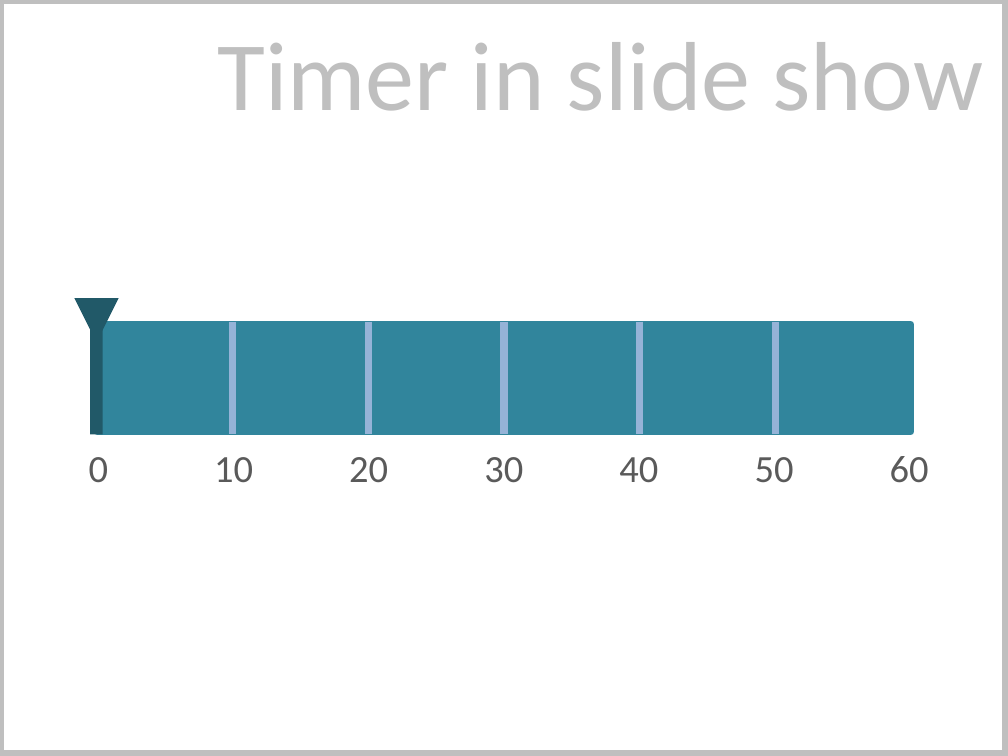
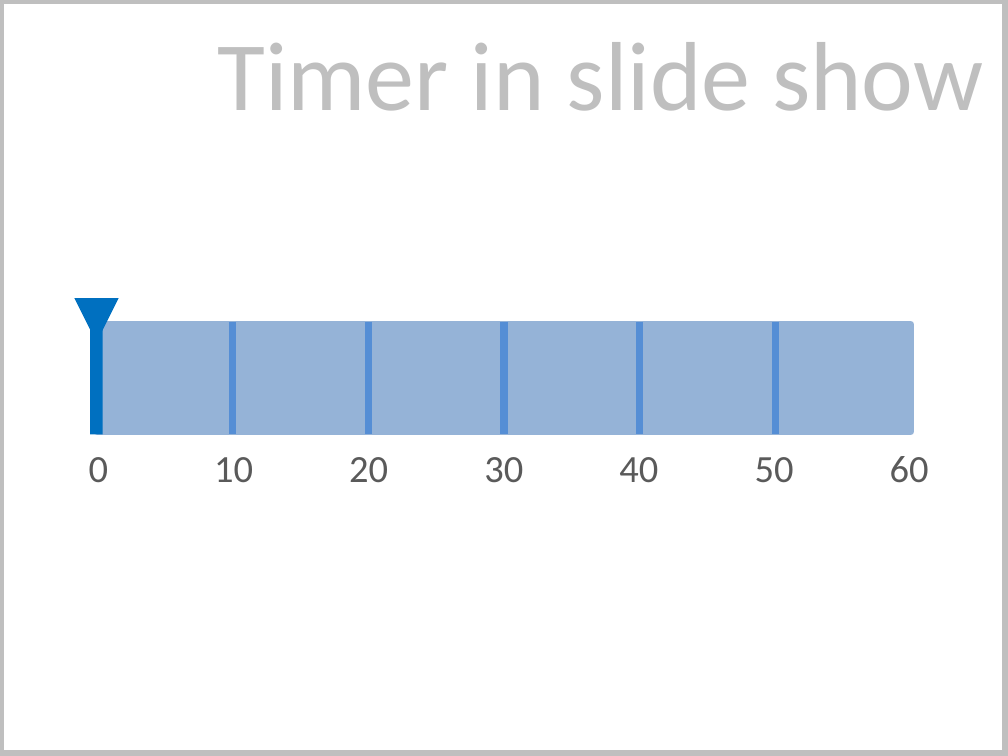
Before and after one commit to PowerPointLabs/PowerPointLabs, a slide deck: slide 1 of doc/TimerLab gif.pptx. Drawn at 1008x756 pixels with LibreOffice and Linux fonts; fonts in the diff are those of the drawing. Boxes give left, top, right and bottom in pixels: in the first picture for what was removed or moved away, otherwise in the second. Text is boxed around its words. In the diff, an @@ line names an element or a change of style, - is before the commit and + after.

Commit message:
Update TimerLab gif pptx to use same color palette

```diff
--- a/doc/TimerLab gif.pptx
+++ b/doc/TimerLab gif.pptx
@@ triangle at bbox=[73, 297, 118, 343]: fill #215968 to #0070C0 @@
@@ rectangle at bbox=[91, 328, 103, 436]: fill #215968 to #0070C0 @@
@@ rectangle at bbox=[98, 325, 912, 433]: fill #31859C to #95B3D7; outline #31859C 2 pt to #95B3D7 2 pt @@
@@ line (232, 323) - (232, 433): stroke #95B3D7 2 pt to #558ED5 2 pt @@
@@ line (368, 323) - (368, 433): stroke #95B3D7 2 pt to #558ED5 2 pt @@
@@ line (504, 323) - (504, 433): stroke #95B3D7 2 pt to #558ED5 2 pt @@
@@ line (640, 323) - (640, 433): stroke #95B3D7 2 pt to #558ED5 2 pt @@
@@ line (776, 323) - (776, 433): stroke #95B3D7 2 pt to #558ED5 2 pt @@
```
